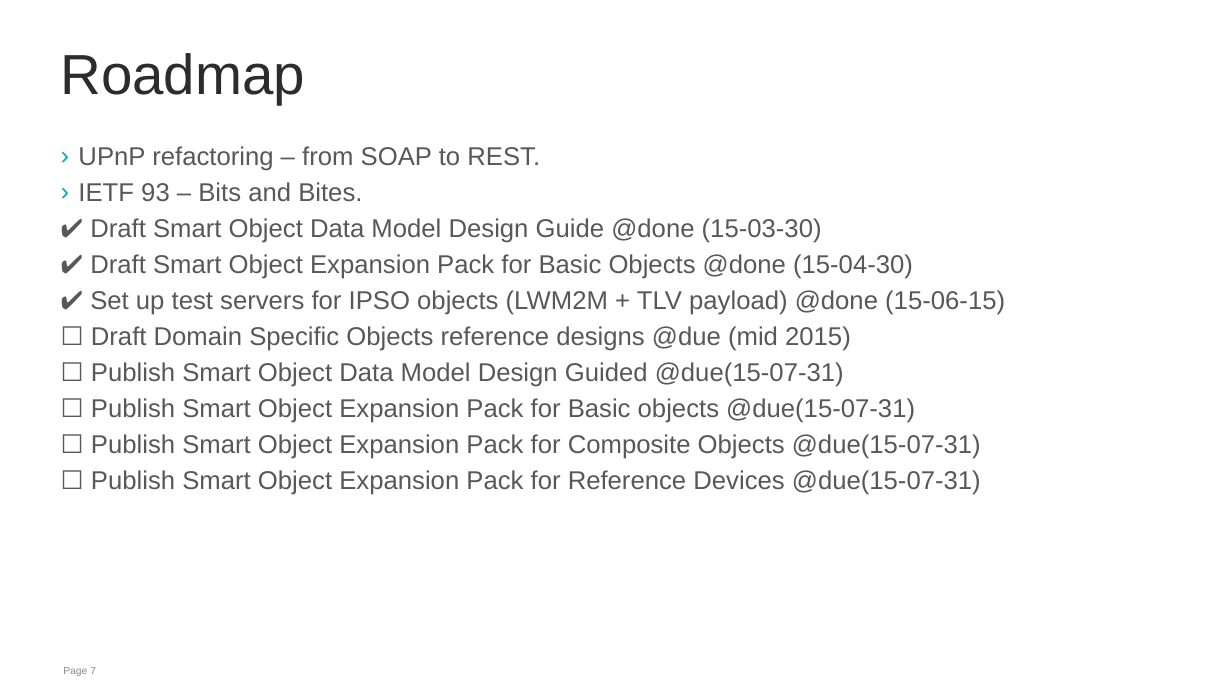
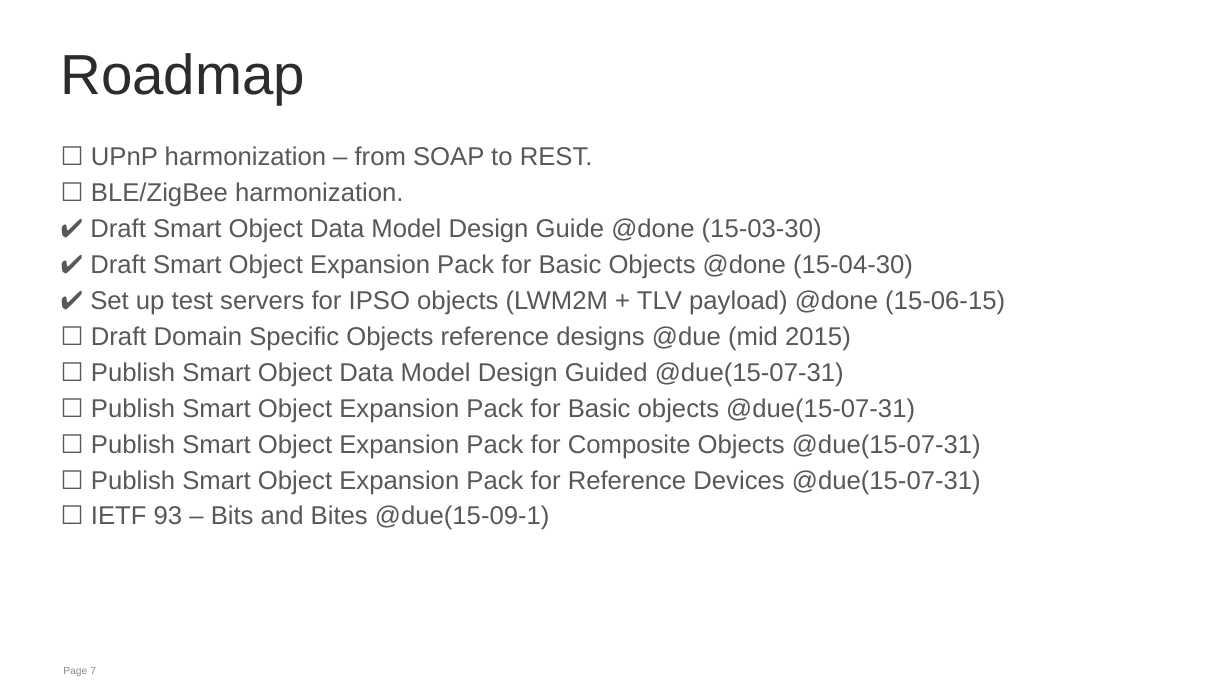
Before and after one commit to jaimejim/iot-playground, a slide deck: slide 7 of Documentation/IPSO_Intro_IOTWEEK.pptx. Drawn at 1232x693 pixels with LibreOffice and Linux fonts; fonts in the diff are those of the drawing; background and template pictures are left out. Boxes give left, top, right and bottom in pixels: in the first picture for what was removed or moved away, otherwise in the second. Text is boxed around its words. In the diff, an @@ line names an element or a change of style, - is before the commit and + after.

```diff
--- a/Documentation/IPSO_Intro_IOTWEEK.pptx
+++ b/Documentation/IPSO_Intro_IOTWEEK.pptx
@@ text at (91,146,593,207): text changed @@
-› UPnP refactoring – from SOAP to REST.
-› IETF 93 – Bits and Bites.
+☐ UPnP harmonization – from SOAP to REST.
+☐ BLE/ZigBee harmonization.
@@ text at (91,505,550,530): paragraph added @@
+☐ IETF 93 – Bits and Bites @due(15-09-1)
```
Also in this commit, not shown: 3 other slides changed, 2 other files.
